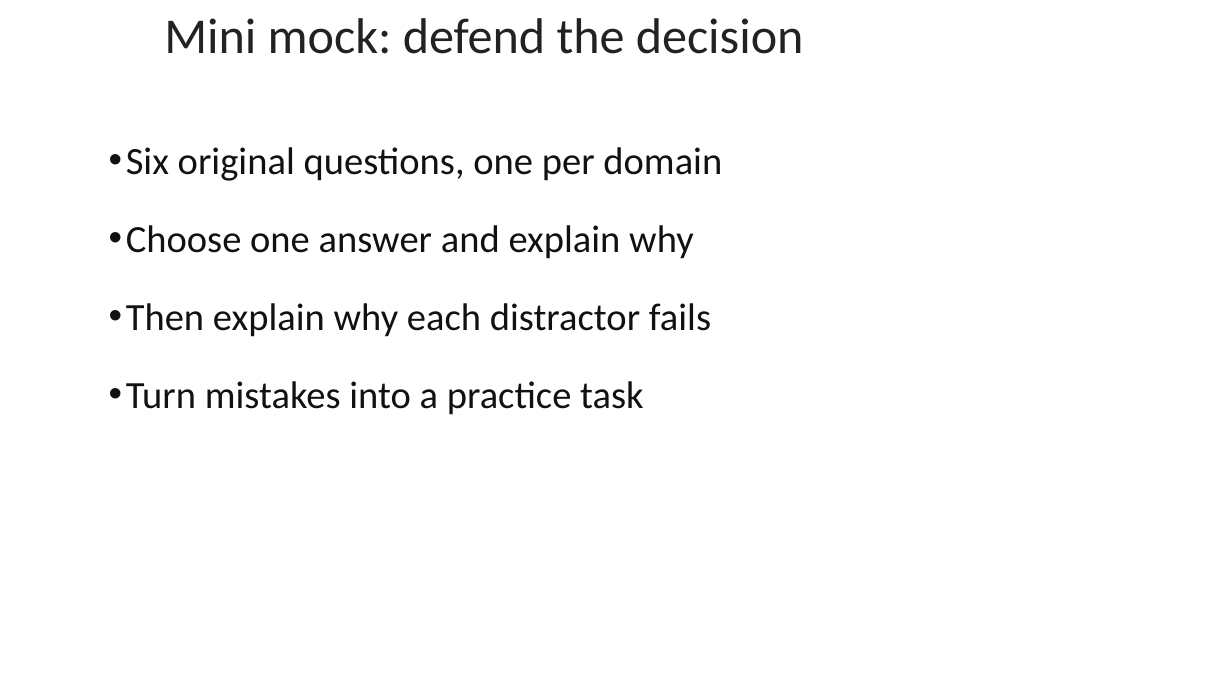
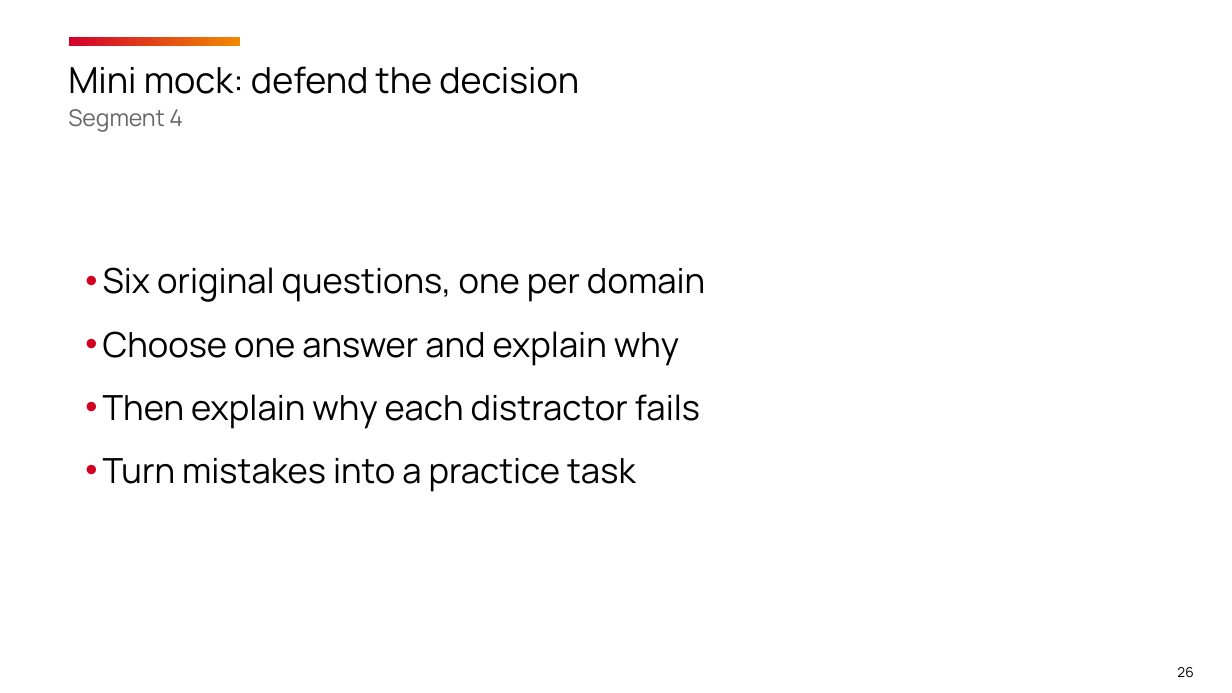
Before and after one commit to timothywarner-org/copilot-cert-prep, a slide deck: slide 26 of warner-github-cert-prep-september-2026.pptx (slide 22 before the commit). Drawn at 1232x693 pixels with LibreOffice and Linux fonts; fonts in the diff are those of the drawing; background and template pictures are left out. Boxes give left, top, right and bottom in pixels: in the first picture for what was removed or moved away, otherwise in the second. Text is boxed around its words. In the diff, an @@ line names an element or a change of style, - is before the commit and + after.

Commit message:
Apply OReilly template and four-segment course refresh

```diff
--- a/warner-github-cert-prep-september-2026.pptx
+++ b/warner-github-cert-prep-september-2026.pptx
@@ title "Mini mock: defend the decision": place and size @@
-title "Mini mock: defend the decision" at (164,18,804,54)
+title "Mini mock: defend the decision" at (68,66,579,132)
@@ rectangle added at (70,36,241,46), fill gradient #D3002D to #F18901 @@
@@ title at (68,66,579,94): size 29.2 to 21 pt, font Calibri to Manrope, text colour #222222 to #000000 in "Mini mock: defend the decision"; line spacing 1 to 1.08 @@
@@ title at (68,109,183,132): paragraph added @@
+Segment 4
@@ text "Six original questions, one per ...": place and size @@
-text "Six original questions, one per ..." at (126,147,722,415)
+text "Six original questions, one per ..." at (103,267,705,492)
@@ text "Six original questions, one per ..." at (103,267,705,492): size 22.5 to 20.2 pt, font Calibri to Manrope, text colour #111111 to #000000; indent changed; line spacing 1 to 1.15; less space between paragraphs @@
@@ page number added at (1177,667,1193,678), 8 pt, text #000000 @@
+26
```
Also in this commit, not shown: 19 other slides changed, 8 slides added, 4 slides removed, 28 other files.
